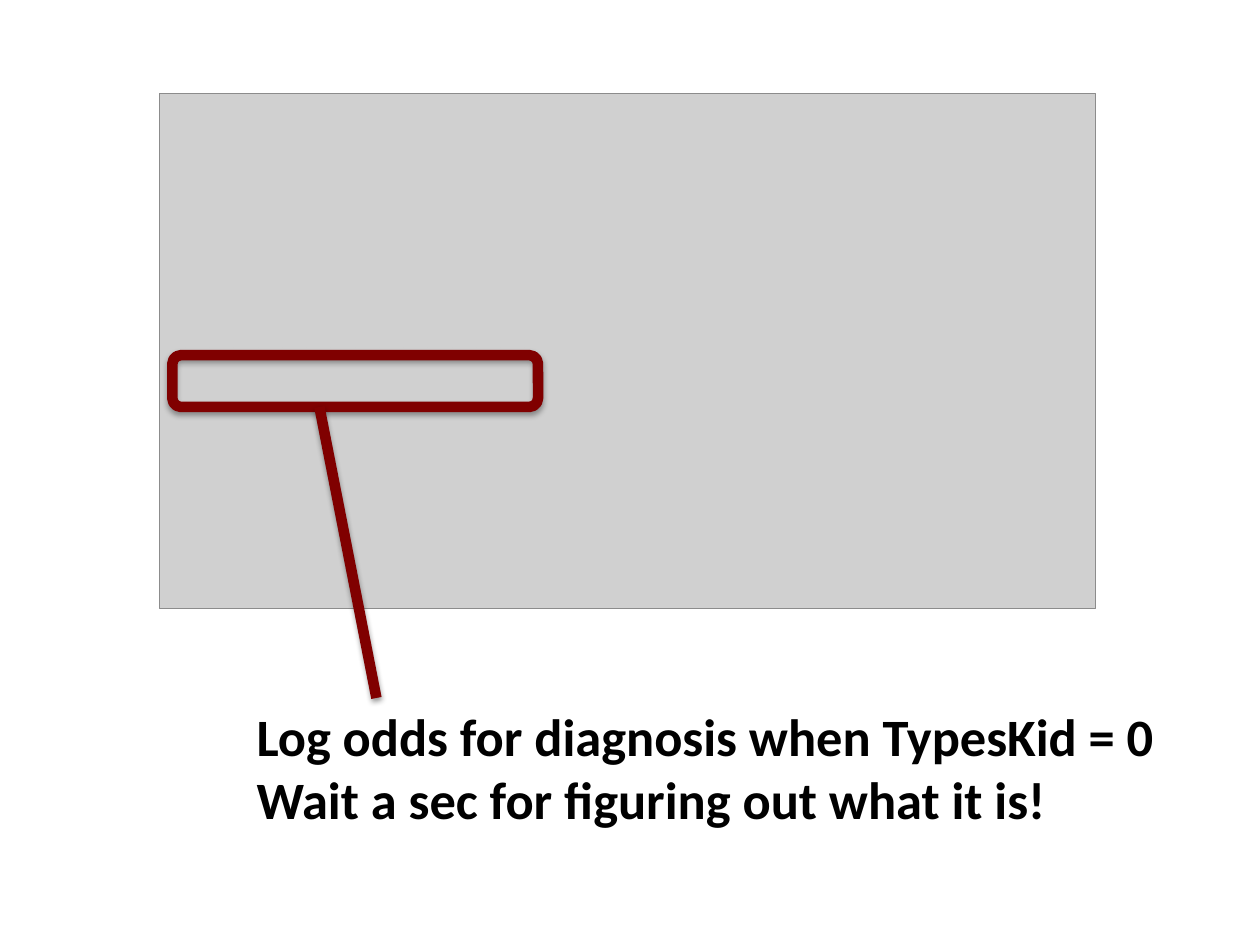
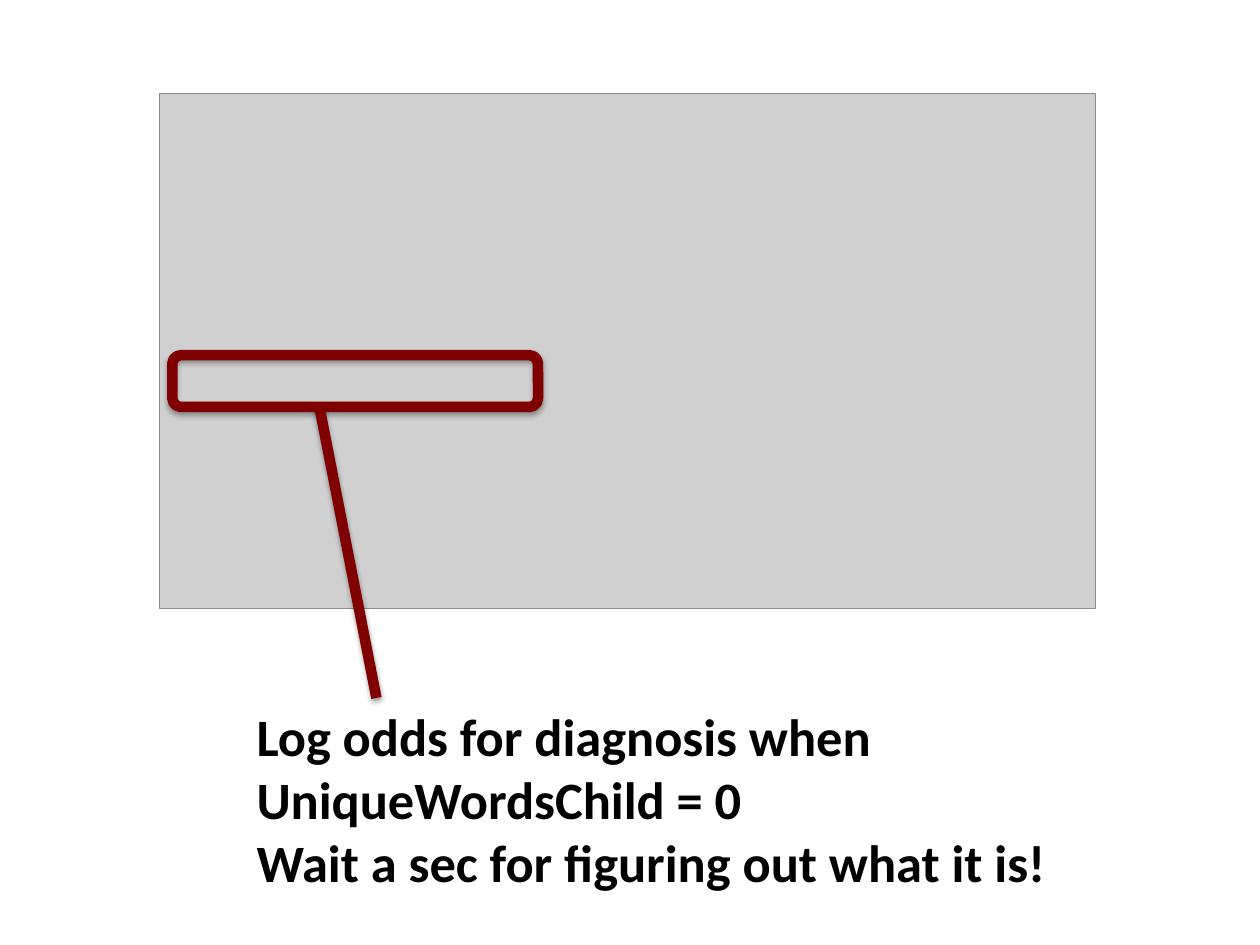
Before and after one commit to ethanweed/Stats4Humanities2016, a slide deck: slide 35 of Day5/Lecture 5.pptx. Drawn at 1260x945 pixels with LibreOffice and Linux fonts; fonts in the diff are those of the drawing; grey boxes stand for pictures. Boxes give left, top, right and bottom in pixels: in the first picture for what was removed or moved away, otherwise in the second. Text is boxed around its words. In the diff, an @@ line names an element or a change of style, - is before the commit and + after.

```diff
--- a/Day5/Lecture 5.pptx
+++ b/Day5/Lecture 5.pptx
@@ text at [257,719,871,828]: text changed @@
-Log odds for diagnosis when TypesKid = 0
+Log odds for diagnosis when UniqueWordsChild = 0
```
Also in this commit, not shown: 4 other slides changed, 4 other files.
